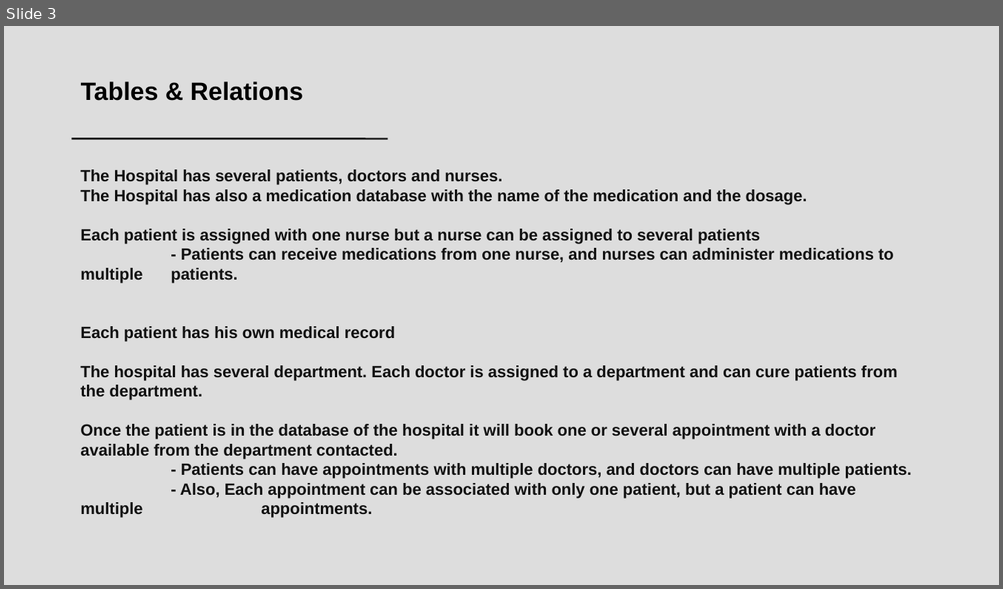
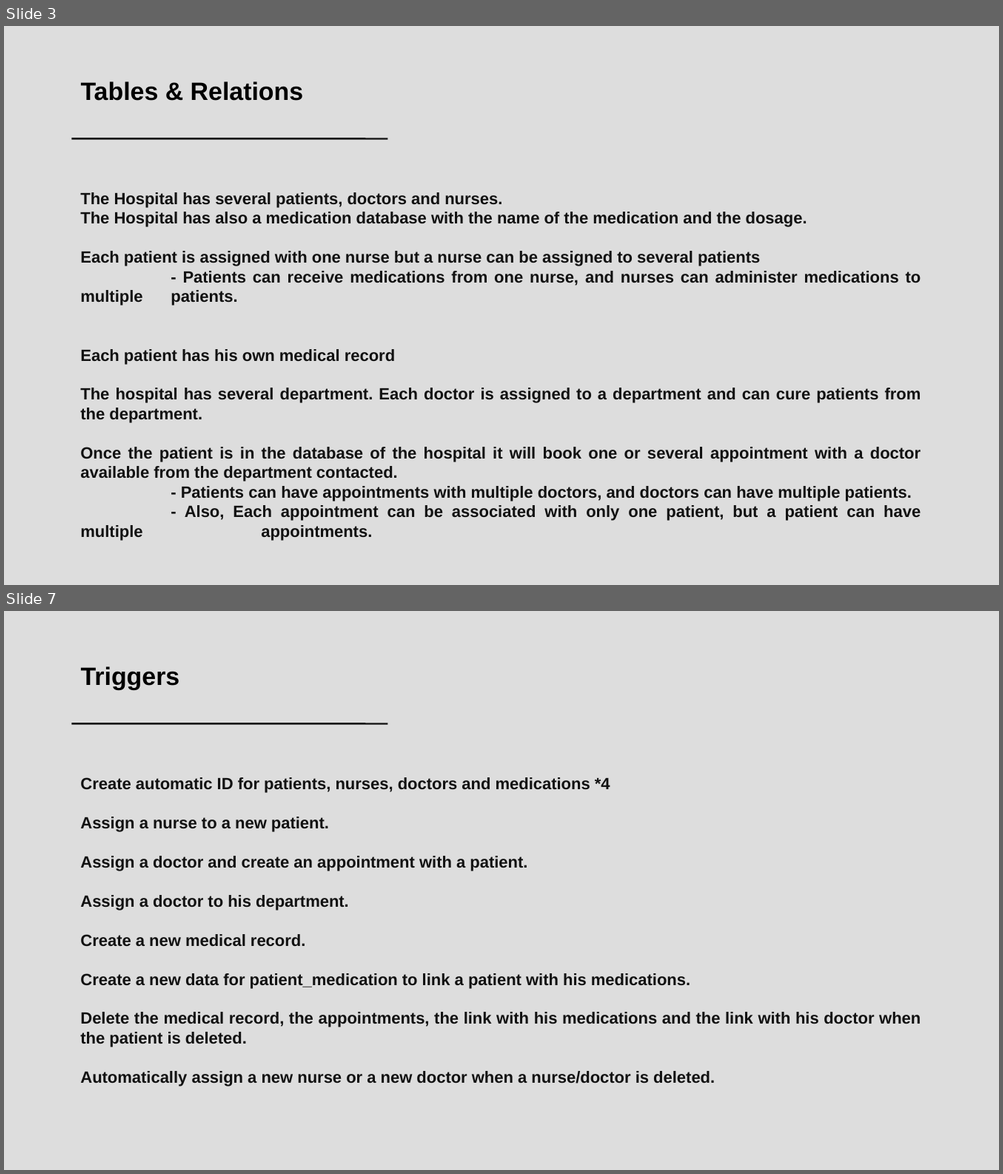
Before and after one commit to enzo-jehl/hospital, a slide deck: project-presentation.odp. Shown one above the other, each under a label of ours: slide 3 before the commit, slides 3 and 7 after it; the slides between them are not shown. The pictures are 1003x589 and 1003x1174 pixels, drawn with LibreOffice and Linux fonts; fonts in the diff are those of the drawing. Boxes give left, top, right and bottom in pixels: in the first picture for what was removed or moved away, otherwise in the second. Text is boxed around its words. In the diff, an @@ line names an element or a change of style, - is before the commit and + after.

```diff
--- a/project-presentation.odp
+++ b/project-presentation.odp
@@ slide 7 added at bbox=[4, 611, 999, 1170], background #DDDDDD @@
@@ text added at bbox=[81, 667, 180, 690], 20 pt, text #000000, bold @@
+Triggers
@@ line added from (71, 723) to (387, 723), #111111 1.45 pt @@
@@ text added at bbox=[80, 777, 920, 1087], 13 pt, text #111111, bold @@
+Create automatic ID for patients, nurses, doctors and medications *4
+Assign a nurse to a new patient.
+Assign a doctor and create an appointment with a patient.
+Assign a doctor to his department.
+Create a new medical record.
+Create a new data for patient_medication to link a patient with his medications.
+Delete the medical record, the appointments, the link with his medications and the link with his doctor when the patient is deleted.
+Automatically assign a new nurse or a new doctor when a nurse/doctor is deleted.
@@ slide 3 changed as well @@
@@ text "The Hospital has several patients, ...": place and size @@
-text "The Hospital has several patients, ..." at bbox=[80, 170, 911, 518]
+text "The Hospital has several patients, ..." at bbox=[80, 192, 921, 541]
@@ text "The Hospital has several patients, ..." at bbox=[80, 192, 921, 541]: alignment left to justified @@
```
Also in this commit, not shown: 2 other slides changed, 3 other slides added, 1 slide removed, 3 other files.
